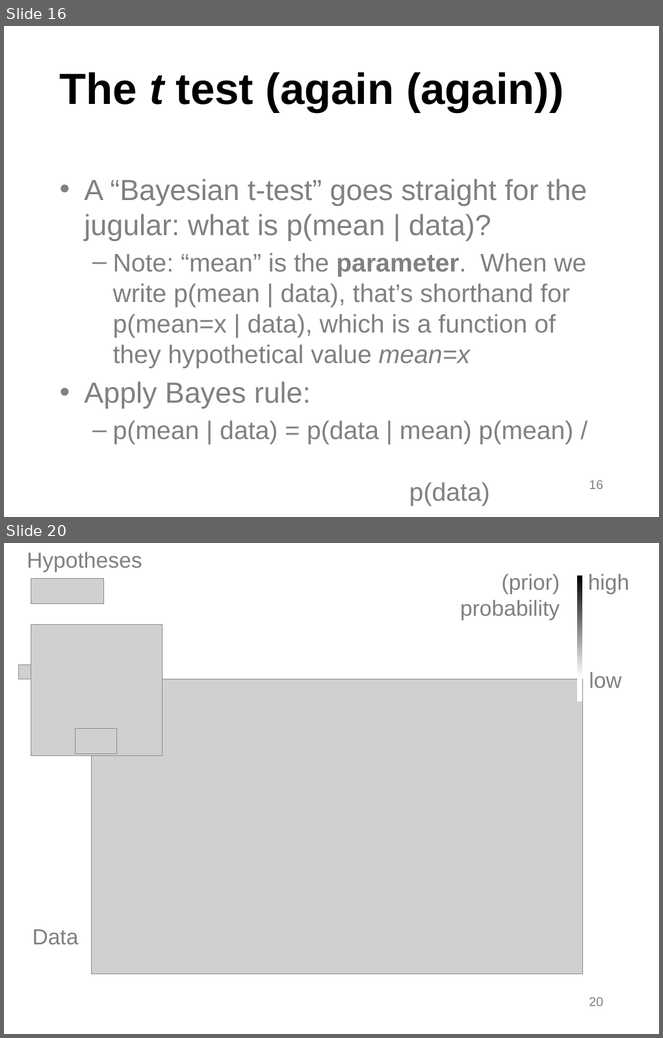
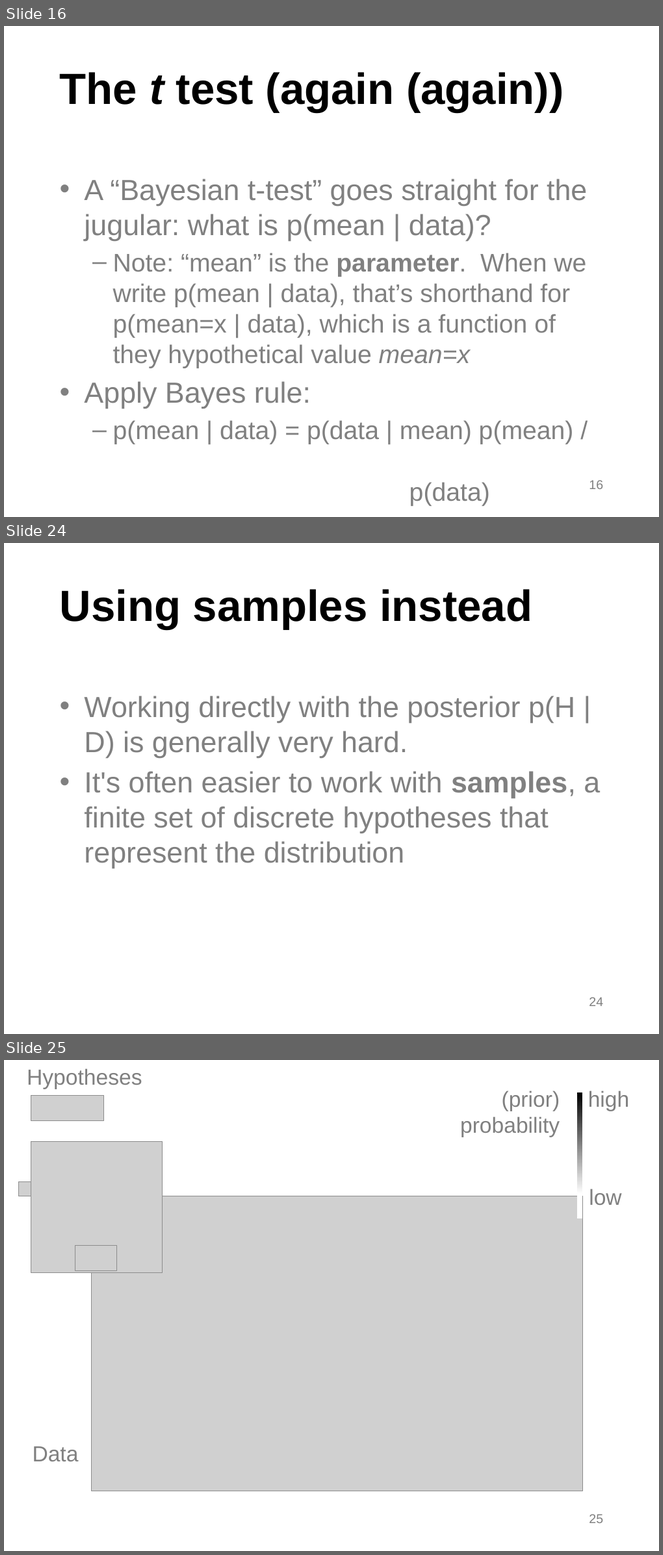
Before and after one commit to kleinschmidt/rutgers-deeper-data-analysis, a slide deck: bayes/deeper-data-bayes.pptx. Shown one above the other, each under a label of ours: slides 16 and 20 before the commit, slides 16, 24 and 25 after it; the slides between them are not shown. The pictures are 663x1038 and 663x1555 pixels, drawn with LibreOffice and Linux fonts; fonts in the diff are those of the drawing; grey boxes stand for pictures; background and template pictures are left out. Boxes give left, top, right and bottom in pixels: in the first picture for what was removed or moved away, otherwise in the second. Text is boxed around its words. In the diff, an @@ line names an element or a change of style, - is before the commit and + after.

```diff
--- a/bayes/deeper-data-bayes.pptx
+++ b/bayes/deeper-data-bayes.pptx
@@ slide 24 added at bbox=[4, 543, 659, 1034], background #FFFFFF @@
@@ title added at bbox=[60, 589, 532, 629], 48 pt, text #000000, bold @@
+Using samples instead
@@ text added at bbox=[84, 696, 600, 869], 32 pt, text #808080 @@
+• Working directly with the posterior p(H | D) is generally very hard.
+• It's often easier to work with samples, a finite set of discrete hypotheses that represent the distribution
@@ page number added at bbox=[589, 997, 603, 1006], 14 pt, text #808080 @@
+24
@@ what was slide 20 is now slide 25 @@
@@ page number at bbox=[589, 1514, 603, 1523]: text changed @@
-20
+25
```
Also in this commit, not shown: 1 slide changed, 8 other slides added, 2 slides removed, 3 other files.
